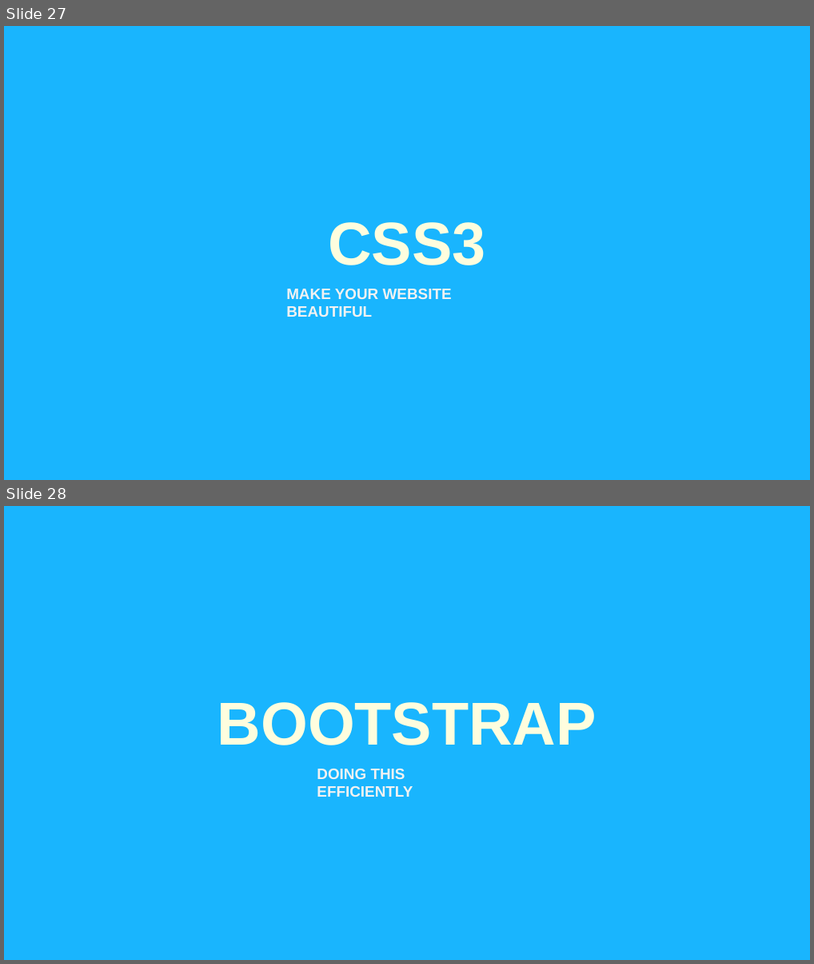
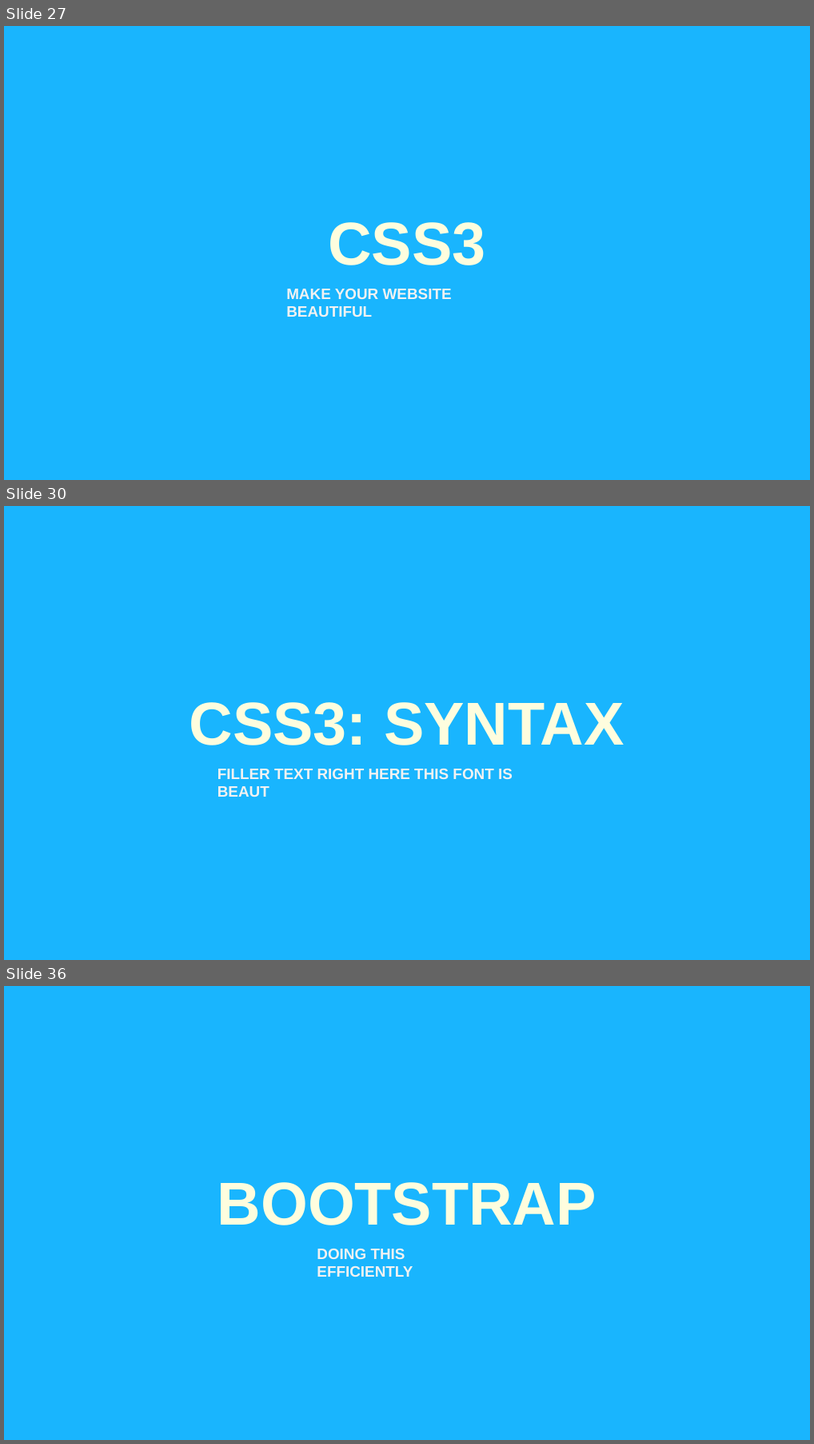
Before and after one commit to nimus0108/CodeDay-Spring, a slide deck: Presentation/How to Make a Website.pptx. Shown one above the other, each under a label of ours: slides 27 and 28 before the commit, slides 27, 30 and 36 after it; the slides between them are not shown. The pictures are 814x964 and 814x1444 pixels, drawn with LibreOffice and Linux fonts; fonts in the diff are those of the drawing. Boxes give left, top, right and bottom in pixels: in the first picture for what was removed or moved away, otherwise in the second. Text is boxed around its words. In the diff, an @@ line names an element or a change of style, - is before the commit and + after.

```diff
--- a/Presentation/How to Make a Website.pptx
+++ b/Presentation/How to Make a Website.pptx
@@ slide 30 added at [4,506,810,960], background #19B5FE @@
@@ title added at [190,702,625,745], 72 pt, text #FEFDDE, bold @@
+CSS3: SYNTAX
@@ text added at [218,768,513,796], 18 pt, text #F2F2F2, bold @@
+FILLER TEXT RIGHT HERE THIS FONT IS BEAUT
@@ what was slide 28 is now slide 36 @@
```
Also in this commit, not shown: 7 other slides added.
